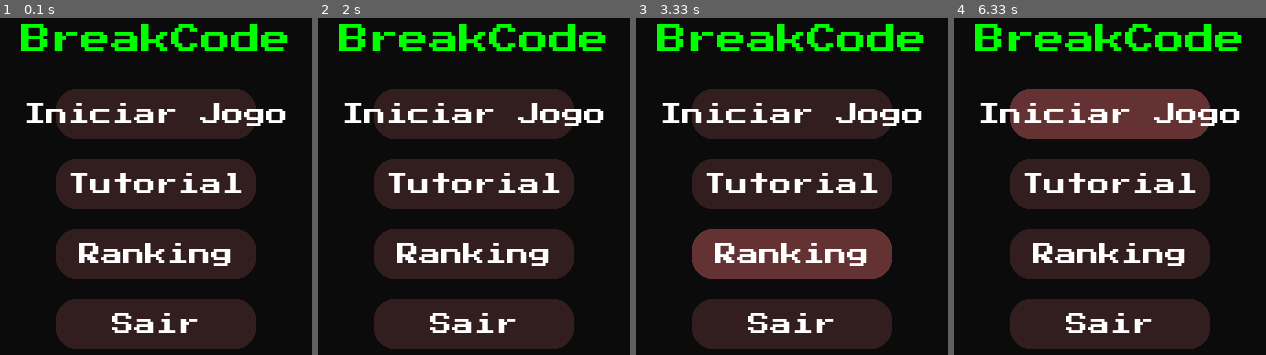
Above: before the commit, frames 1-4 (left to right).
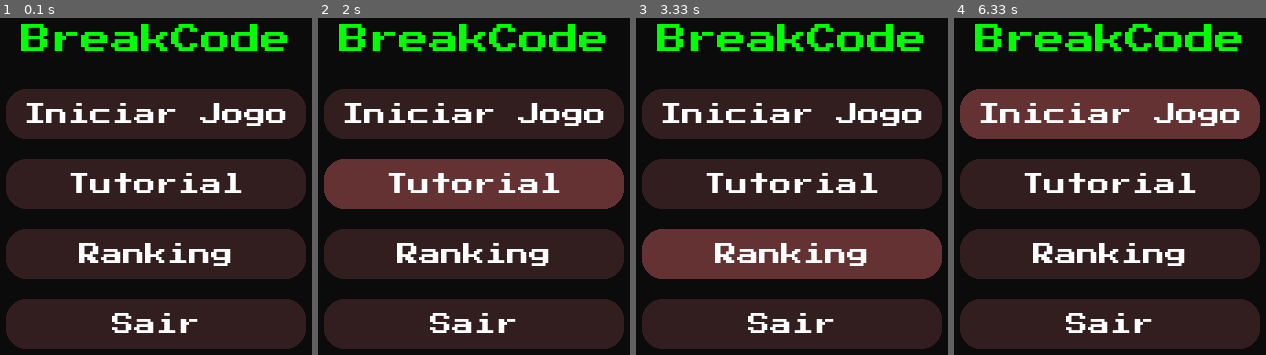
Above: after the commit, the same moments.

Repository: LucasFrts/FESO_pygame
Game: pygame game, started from main.py
Two runs of this game, one before a commit and one after it. Both use one fixed random seed, a clock stepped at 60 frames per second and the inputs below.
Inputs (mouse positions are in pixels of both pictures, inside the frame that each line leads up to):
- Up to frame 1 (0.1 s): no input
- Up to frame 2 (2 s): click "Iniciar Jogo" at 0.38 s; press the mouse at (474, 183) at 0.7 s; move the mouse to (505, 321) at 0.8 s; release the mouse at (outside the picture) at 0.93 s; press the mouse at (474, 112) at 1.03 s; move the mouse to (417, 119) at 1.13 s; release the mouse at (361, 122) at 1.27 s; press the mouse at (474, 112) at 1.37 s; move the mouse to (436, 264) at 1.47 s; release the mouse at (outside the picture) at 1.6 s; click (374, 173) at 1.72 s
- Up to frame 3 (3.33 s): press the mouse at (792, 253) at 2.03 s; move the mouse to (941, 125) at 2.13 s; release the mouse at (outside the picture) at 2.27 s; click "Iniciar Jogo" at 2.38 s; press the mouse at (792, 253) at 2.7 s; move the mouse to (888, 196) at 2.8 s; release the mouse at (outside the picture) at 2.93 s; click (854, 240) at 3.05 s
- Up to frame 4 (6.33 s): press the mouse at (1110, 112) at 3.37 s; move the mouse to (1022, 328) at 3.47 s; release the mouse at (outside the picture) at 3.6 s; click (1056, 135) at 3.72 s; press the mouse at (1110, 253) at 4.03 s; move the mouse to (997, 139) at 4.13 s; release the mouse at (outside the picture) at 4.27 s; press the mouse at (1110, 324) at 4.87 s; move the mouse to (1097, 294) at 4.97 s; release the mouse at (1085, 267) at 5.1 s; press the mouse at (1110, 324) at 5.2 s; move the mouse to (outside the picture) at 5.3 s; release the mouse at (outside the picture) at 5.43 s; click "Iniciar Jogo" at 6.05 s

The runs differ from the first frame. In frame 1, 18% of the frame differs, in the area x 1-99%, y 21-99%; in frame 2, 27%; in frame 3, 18%; in frame 4, 19%.

Commit message:
fix button positioning

Diff:
--- a/config/setting.py
+++ b/config/setting.py
@@ -4,11 +4,14 @@
     clock = None
     fonts = None
 
+
     def __init__(self, pygame):
         fonts = lambda: None
-        fonts.big = pygame.font.Font('./assets/fonts/PressStart2P.ttf', 30)
-        fonts.medium = pygame.font.Font('./assets/fonts/PressStart2P.ttf', 22)
-        fonts.small = pygame.font.Font('./assets/fonts/PressStart2P.ttf', 14)
+        font_path = './assets/fonts/PressStart2P.ttf'
+        fonts.bigger = pygame.font.Font(font_path, 36)
+        fonts.big = pygame.font.Font(font_path, 30)
+        fonts.medium = pygame.font.Font(font_path, 22)
+        fonts.small = pygame.font.Font(font_path, 14)
 
         self.fonts = fonts
         self.screen = pygame.display.set_mode((800,800))
--- a/game/engines/container.py
+++ b/game/engines/container.py
@@ -16,11 +16,11 @@
             if entity.on_load:
                 entity.init()
 
-    def setup(self):
+    def draw(self):
         pass
 
     def render(self):
-        self.setup()
+        self.draw()
         for entity in self.entities:
             if hasattr(entity, 'draw'):
                 entity.draw()
--- a/game/screens/start.py
+++ b/game/screens/start.py
@@ -4,21 +4,21 @@
 class StartMenu(Container):
     def __init__(self, pygame, setting):
         super().__init__(pygame, setting)
-        startBtn = Button(self.game, self.setting, 300, 200, 200, 50, "Iniciar Jogo", (50, 30, 30), (100, 50, 50), self.startGame)
-        tutorialBtn = Button(self.game, self.setting, 300, 270, 200, 50, "Tutorial", (50, 30, 30), (100, 50, 50), self.openTutorial)
-        rankingBtn = Button(self.game, self.setting, 300, 340, 200, 50, "Ranking", (50, 30, 30), (100, 50, 50), self.openRanking)
-        closeBtn = Button(self.game, self.setting, 300, 410, 200, 50, "Sair", (50, 30, 30), (100, 50, 50), self.close)
+        startBtn = Button(self.game, self.setting, 250, 200, 300, 50, "Iniciar Jogo", (50, 30, 30), (100, 50, 50), self.startGame)
+        tutorialBtn = Button(self.game, self.setting, 250, 270, 300, 50, "Tutorial", (50, 30, 30), (100, 50, 50), self.openTutorial)
+        rankingBtn = Button(self.game, self.setting, 250, 340, 300, 50, "Ranking", (50, 30, 30), (100, 50, 50), self.openRanking)
+        closeBtn = Button(self.game, self.setting, 250, 410, 300, 50, "Sair", (50, 30, 30), (100, 50, 50), self.close)
 
         self.entities.append(startBtn)
         self.entities.append(tutorialBtn)
         self.entities.append(rankingBtn)
         self.entities.append(closeBtn)
 
-    def setup(self):
+    def draw(self):
         self.setting.screen.fill("#0b0b0b")
         title_text = "BreakCode"
 
-        title_surface = self.setting.fonts.big.render(title_text, True, (0, 255, 0))  # Verde para o título
+        title_surface = self.setting.fonts.big.render(title_text, True, (0, 255, 0))
 
         title_rect = title_surface.get_rect(center=(self.setting.screen.get_width() // 2, 150))
 
